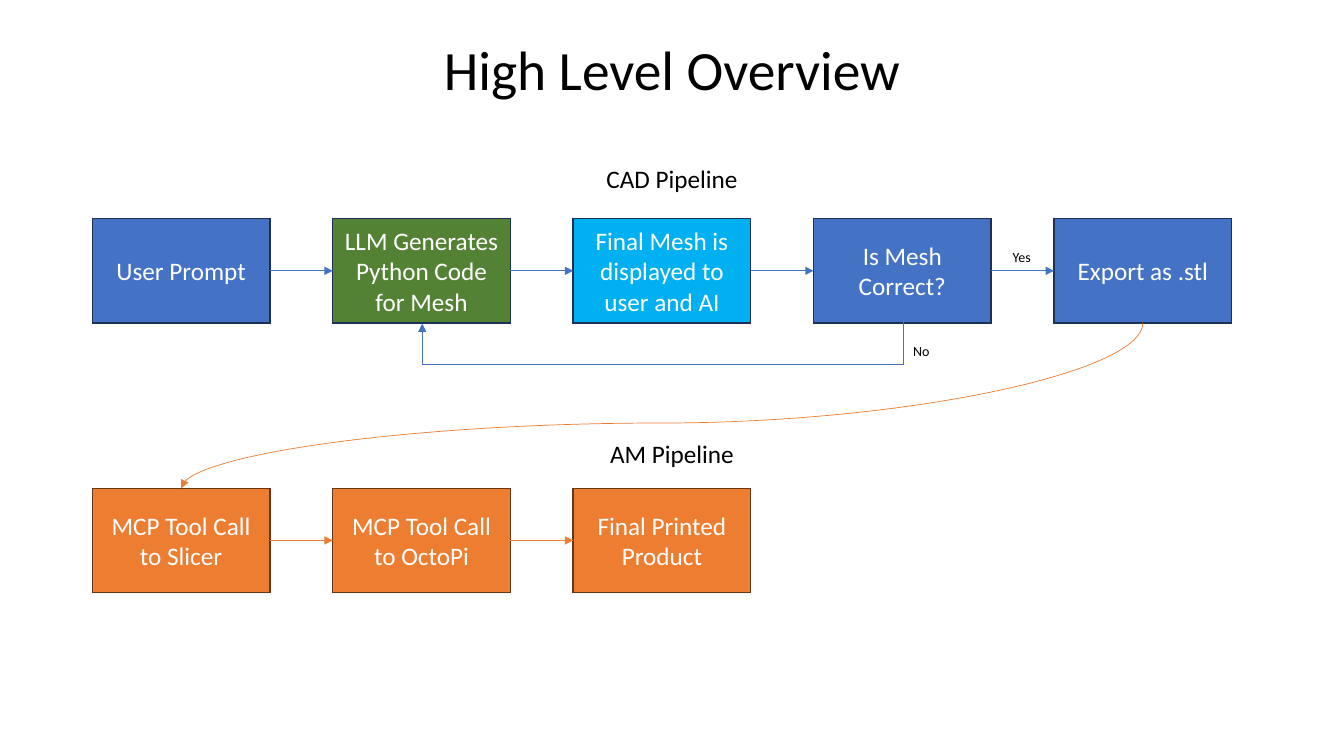
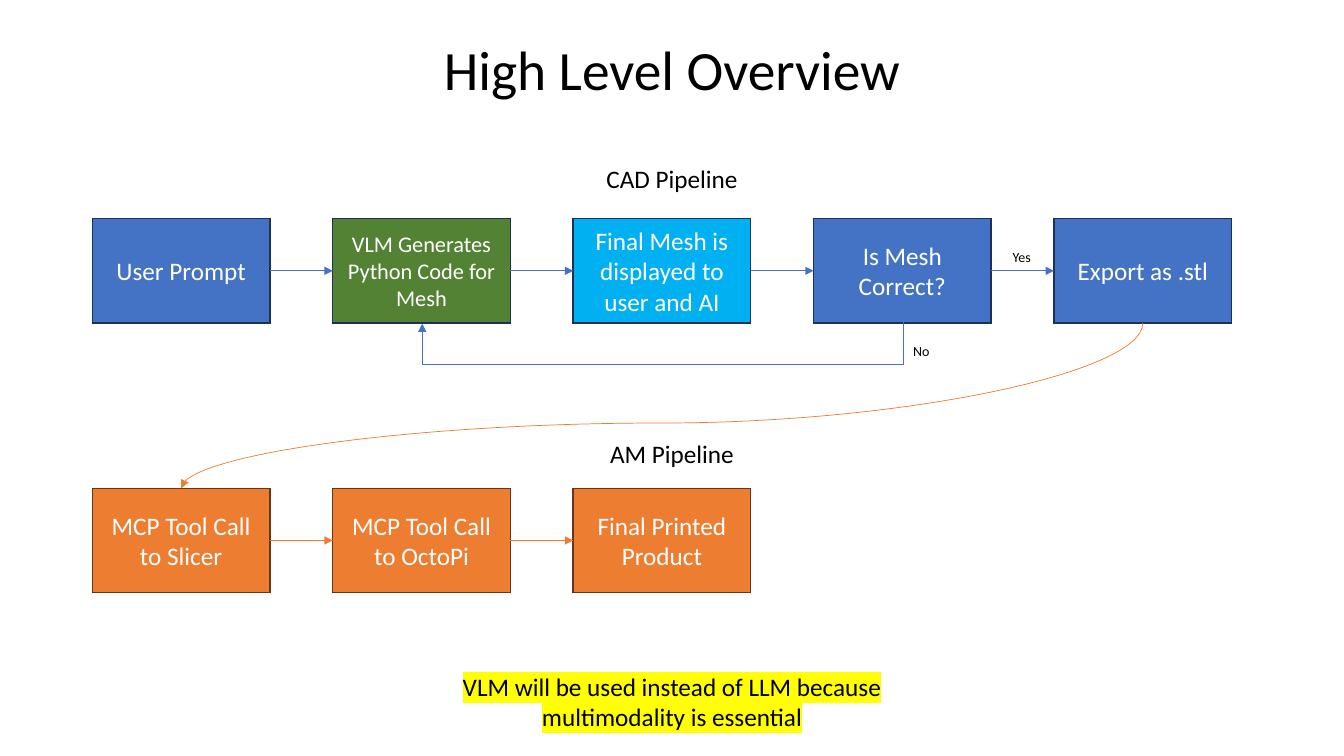
Before and after one commit to Lambchops118/APPLIED-MECHANISTICS, a slide deck: slide 2 of APPLIED_MECHANISTICS.pptx. Drawn at 1344x756 pixels with LibreOffice and Linux fonts; fonts in the diff are those of the drawing. Boxes give left, top, right and bottom in pixels: in the first picture for what was removed or moved away, otherwise in the second. Text is boxed around its words. In the diff, an @@ line names an element or a change of style, - is before the commit and + after.

Commit message:
Updated AI defintion slightly to include references to multimodality

```diff
--- a/APPLIED_MECHANISTICS.pptx
+++ b/APPLIED_MECHANISTICS.pptx
@@ text in rectangle at [348,237,495,306]: text changed; size 18 to 16 pt @@
-LLM Generates Python Code for Mesh
+VLM Generates Python Code for Mesh
@@ text added at [463,678,881,730], 18 pt, text #000000 @@
+VLM will be used instead of LLM because multimodality is essential
```
